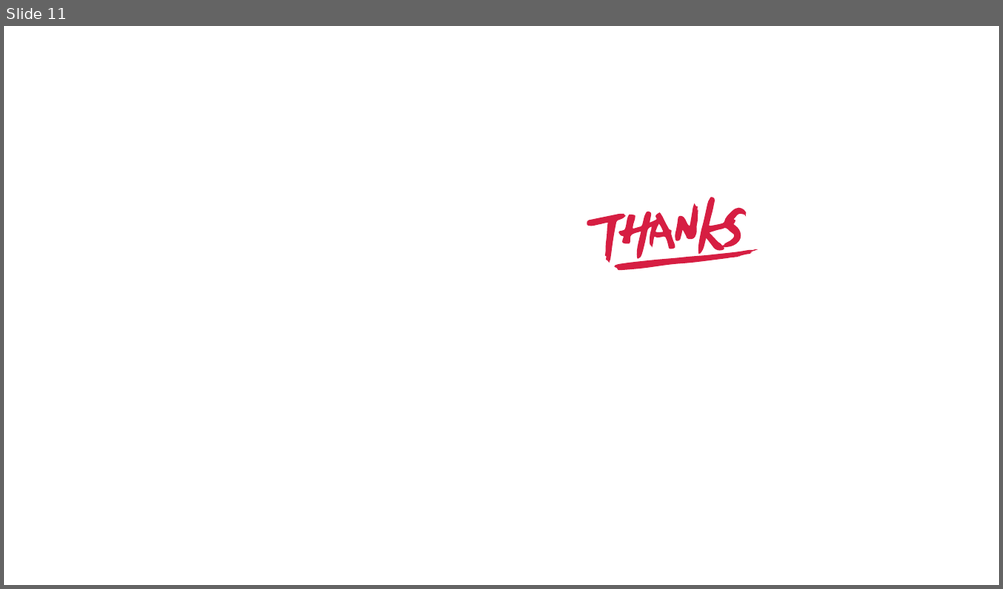
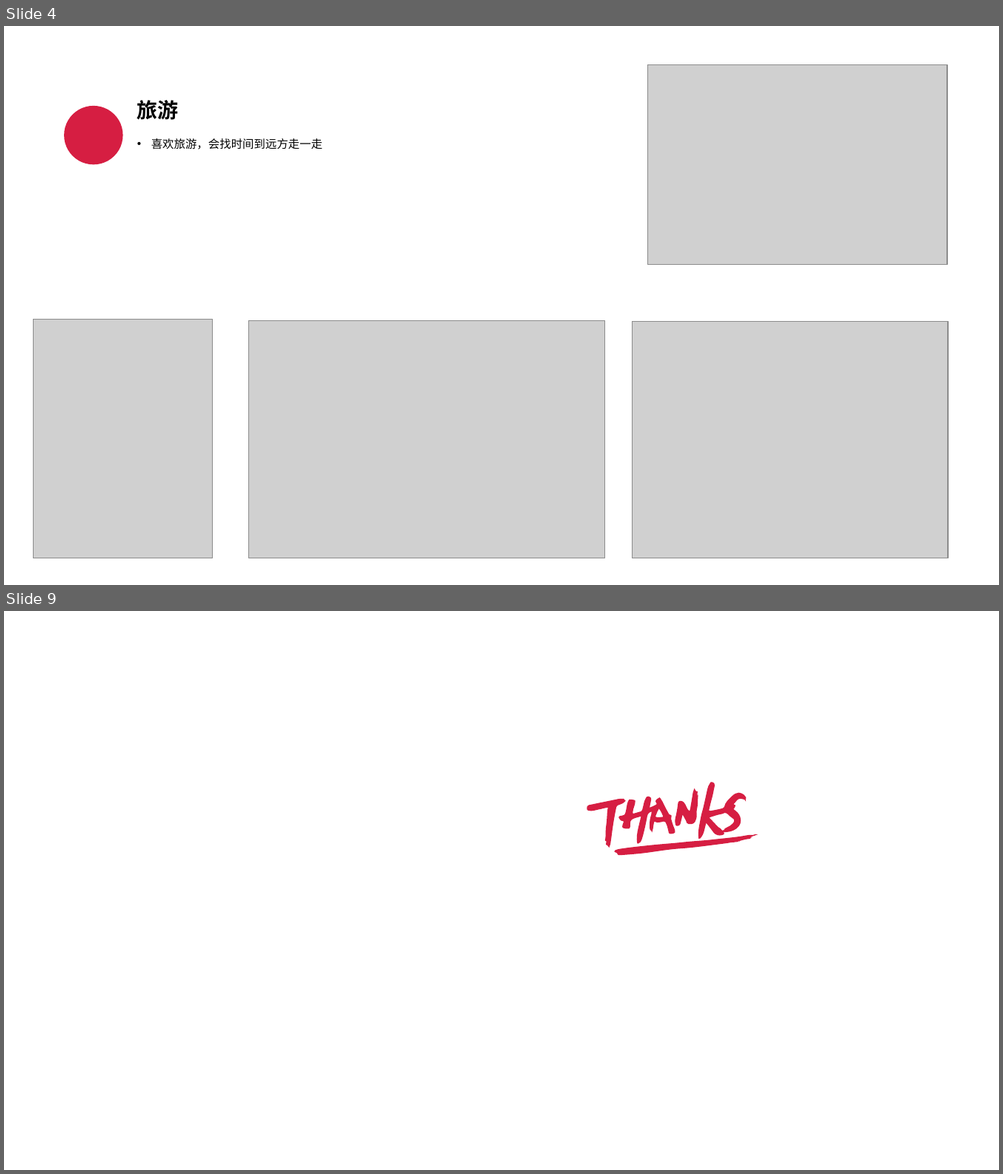
Before and after one commit to zyhahaha/note, a slide deck: share/个人简介.pptx. Shown one above the other, each under a label of ours: slide 11 before the commit, slides 4 and 9 after it; the slides between them are not shown. The pictures are 1003x589 and 1003x1174 pixels, drawn with LibreOffice and Linux fonts; fonts in the diff are those of the drawing; grey boxes stand for pictures; background and template pictures are left out. Boxes give left, top, right and bottom in pixels: in the first picture for what was removed or moved away, otherwise in the second. Text is boxed around its words. In the diff, an @@ line names an element or a change of style, - is before the commit and + after.

```diff
--- a/share/个人简介.pptx
+++ b/share/个人简介.pptx
@@ slide 4 added at [4, 26, 999, 585], background #FFFFFF @@
@@ picture added at [647, 64, 947, 265] @@
@@ ellipse added at [64, 106, 122, 165], fill #D61E42 @@
@@ text added at [137, 100, 179, 120], 20 pt, text #000000, bold @@
+旅游
@@ text added at [151, 138, 322, 150], 11 pt, text #000000 @@
+• 喜欢旅游，会找时间到远方走一走
@@ picture added at [33, 319, 212, 559] @@
@@ picture added at [249, 321, 606, 559] @@
@@ picture added at [632, 321, 947, 559] @@
@@ what was slide 11 is now slide 9 @@
```
Also in this commit, not shown: 3 slides changed, 4 other slides added, 7 slides removed, 3 other files.
